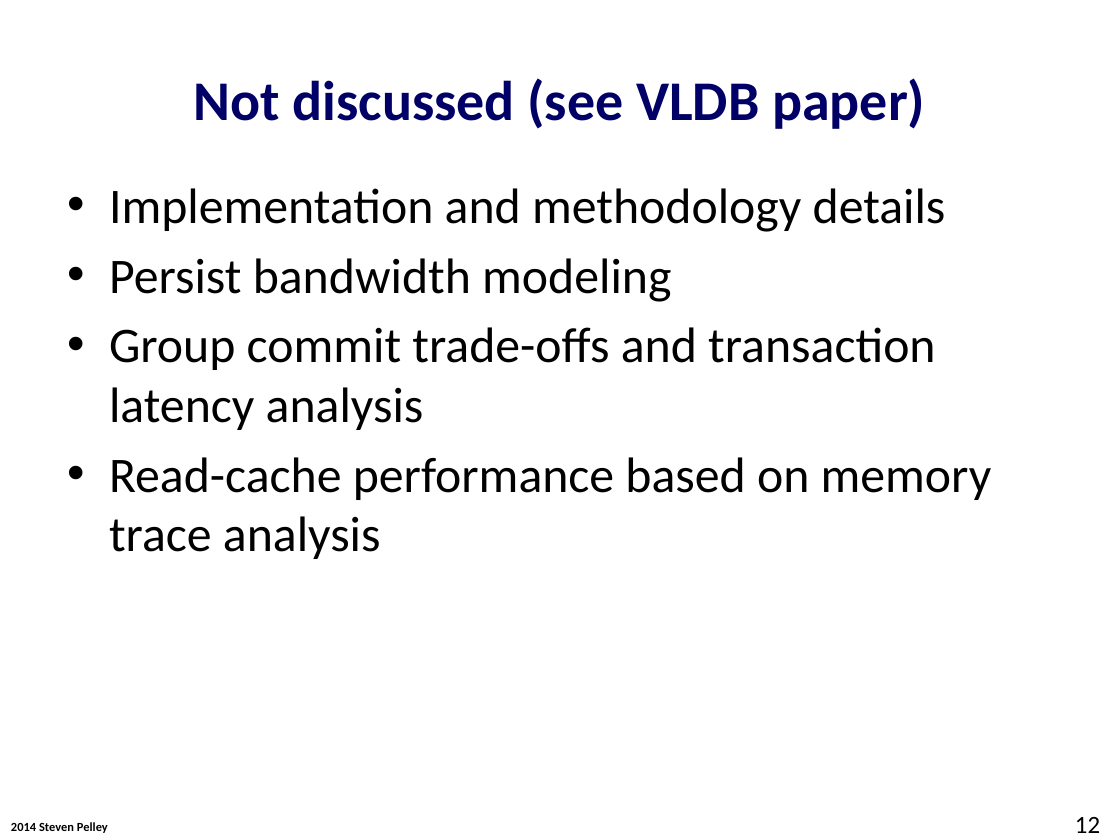
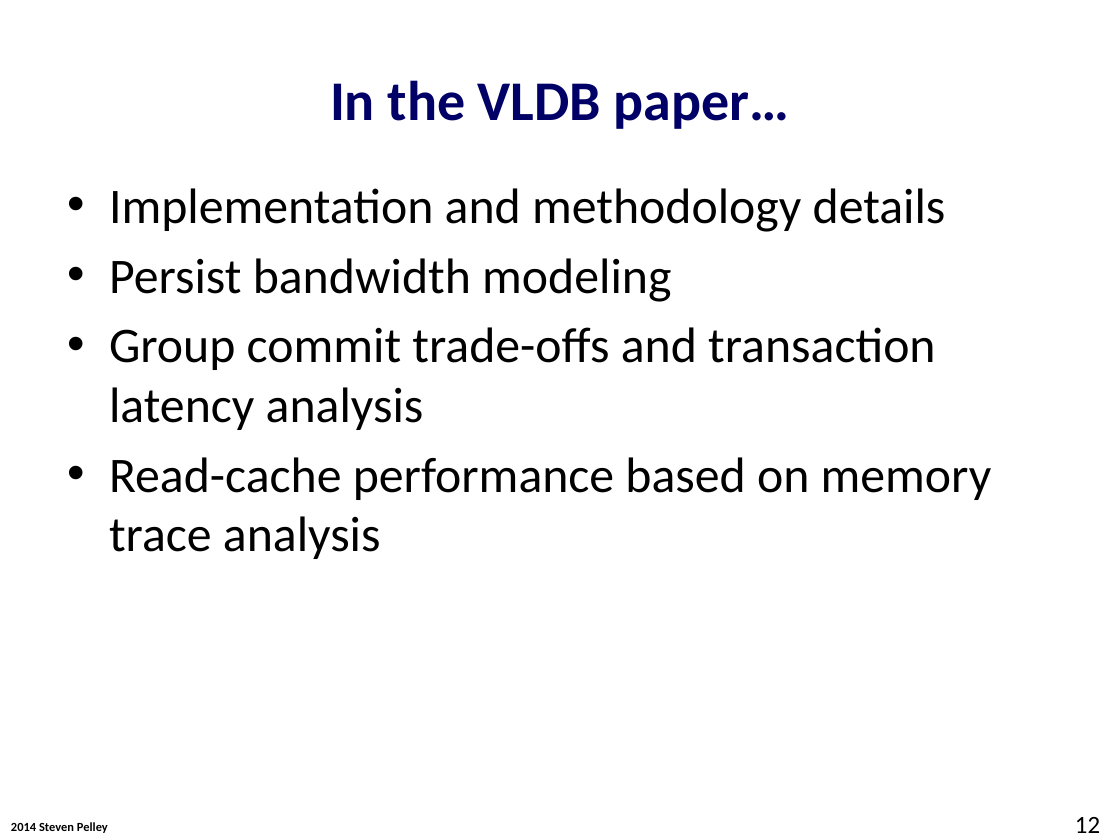
Before and after one commit to Abulila/dissertation, a slide deck: slide 12 of proposal/NVMW.pptx. Drawn at 1120x840 pixels with LibreOffice and Linux fonts; fonts in the diff are those of the drawing; background and template pictures are left out. Boxes give left, top, right and bottom in pixels: in the first picture for what was removed or moved away, otherwise in the second. Text is boxed around its words. In the diff, an @@ line names an element or a change of style, - is before the commit and + after.

```diff
--- a/proposal/NVMW.pptx
+++ b/proposal/NVMW.pptx
@@ title at (x1=330, y1=80, x2=790, y2=129): text changed @@
-Not discussed (see VLDB paper)
+In the VLDB paper…
```
Also in this commit, not shown: 6 other slides changed.
